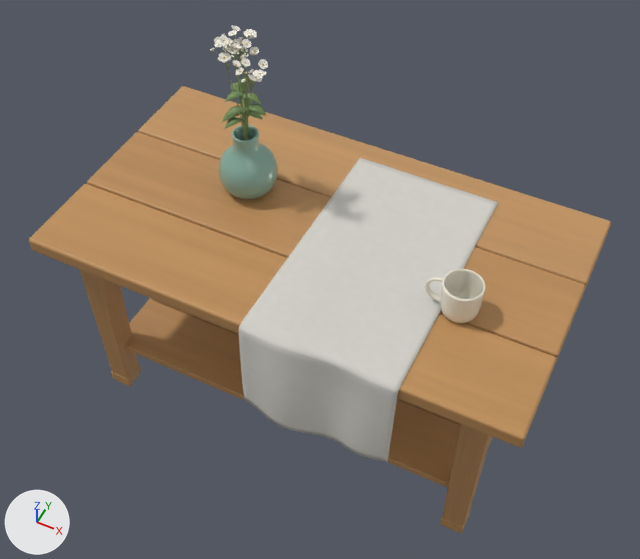
The glTF model public/assets/asset-foundation-v1/display-set.glb as it was, and as the next commit left it.
The view is the same before and after, from a 50 mm lens placed at (1.02, -2.05, 3.19), pointed at (0.03, -0.08, 0.73). Every picture has the same lights, and +X, +Y and +Z are marked at lower left. The first picture is the older version. Vertices at exactly the same position are counted once.

Names of what the first picture shows: 'asset-foundation-v1/cloth', 'asset-foundation-v1/cup', 'asset-foundation-v1/flowers', 'asset-foundation-v1/table', 'asset-foundation-v1/vase'.
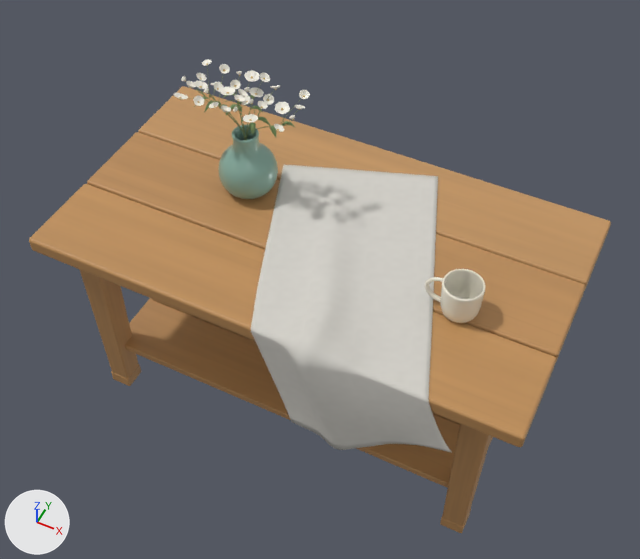
Location of each change, (x1, y1, x2, y2) in pixels of the pictures (640 x 559 px; the box of a moved part takes in the faces that stretch with it):
'asset-foundation-v1/cloth', reshaped (23% narrower): before (239, 158, 498, 462); after (251, 165, 451, 452)
'asset-foundation-v1/flowers', reshaped (132% wider, 29% shorter): before (210, 25, 268, 140); after (174, 59, 310, 140)
part 1 of me_arching_main_stem_0_002, moved or reshaped: before (210, 25, 268, 140); after (179, 63, 310, 140)

What changed in the scene script:
```text
Change me_arching_main_stem_0_002:
    used by ob_asset_foundation_v1_flowers; location = (-0.35, 0.08, 0.905)
    remove me_arching_main_stem_0_002.from_pydata(...)  # 15638 vertices, 30212 faces; spans x -0.14..0.121, y -0.09..0.113, z 0.209..0.641
    add me_arching_main_stem_0_002.from_pydata(...)  # 15638 vertices, 30212 faces; spans x -0.244..0.227, y -0.097..0.094, z 0.21..0.478
    me_arching_main_stem_0_002 part 1: 14262 of 15638 vertices moved; they spanned x -0.14..0.121, y -0.09..0.113, z 0.209..0.641 and now span x -0.237..0.227, y -0.097..0.094, z 0.21..0.478; mean shift (0.005, -0.018, -0.137); largest move (-0.128, 0.038, 0.544) -> (0.222, -0.045, 0.432)
    other edits to the shape of me_arching_main_stem_0_002 do not show in these pictures
Change me_linen_runner___continuous_weighted_fall_002:
    used by ob_asset_foundation_v1_cloth; location = (0.0, 0.0, 0.0)
    remove me_linen_runner___continuous_weighted_fall_002.from_pydata(...)  # 3762 vertices, 7520 faces; spans x -0.045..0.525, y -0.594..0.42, z 0.49..0.916
    add me_linen_runner___continuous_weighted_fall_002.from_pydata(...)  # 3762 vertices, 7520 faces; spans x -0.294..0.727, y -0.577..0.455, z 0.458..0.965
    me_linen_runner___continuous_weighted_fall_002 part 2: 3762 of 3762 vertices moved; they spanned x -0.045..0.525, y -0.594..0.42, z 0.49..0.916 and now span x -0.294..0.727, y -0.577..0.455, z 0.458..0.965; mean shift (-0.014, -0.017, 0.009)
```
